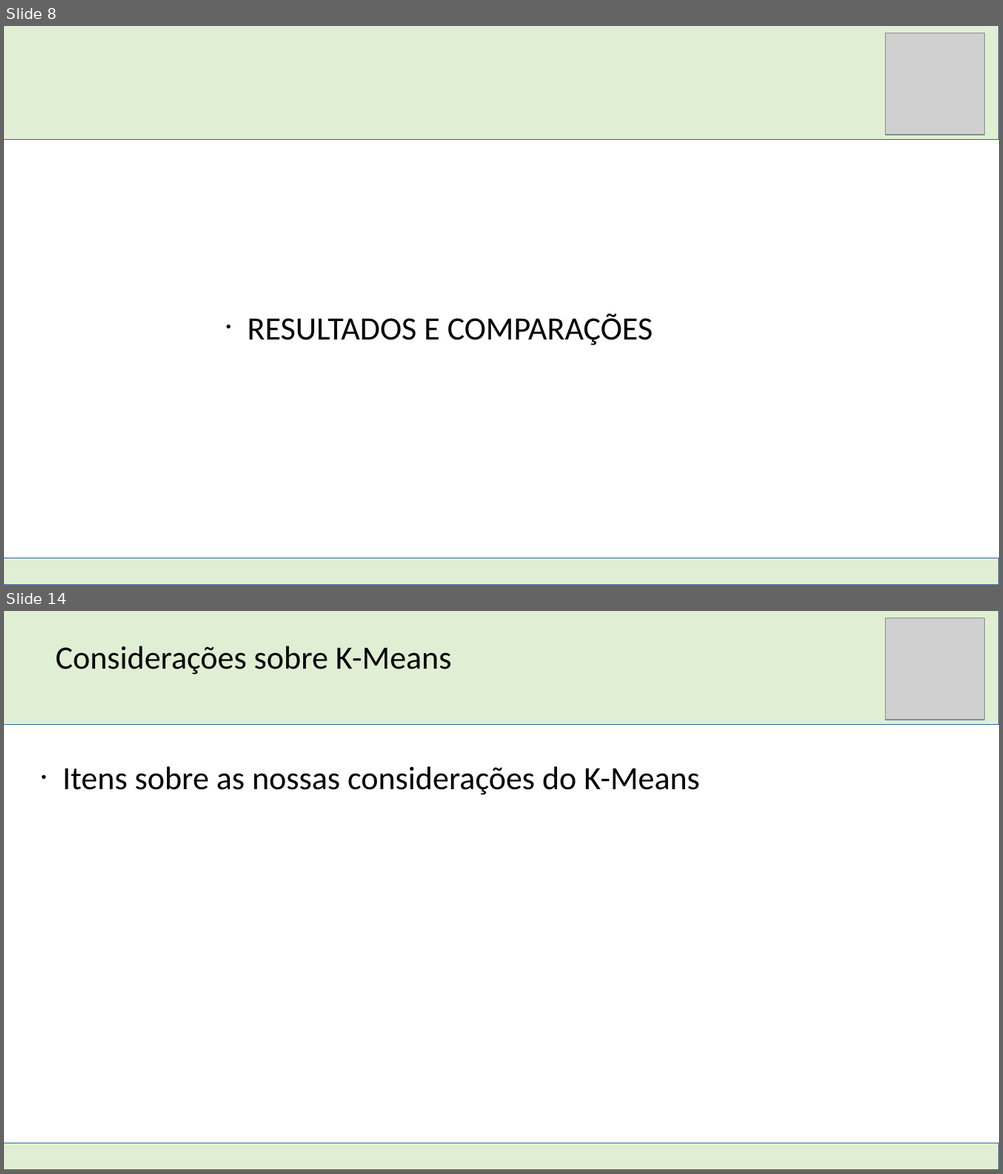
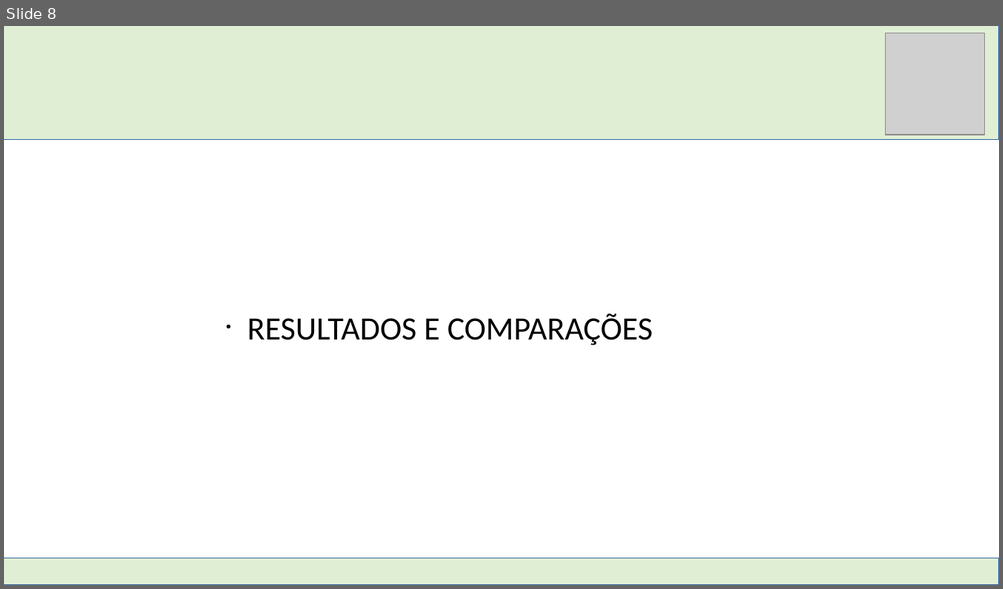
Before and after one commit to DimitriLeandro/ProjetoFinalSistemasInteligentesUFABC, a slide deck: Documentacao/Apresentação SI.odp. Shown one above the other, each under a label of ours: slides 8 and 14 before the commit, slide 8 after it; the slides between them are not shown. The pictures are 1003x1174 and 1003x589 pixels, drawn with LibreOffice and Linux fonts; fonts in the diff are those of the drawing; grey boxes stand for pictures. Boxes give left, top, right and bottom in pixels: in the first picture for what was removed or moved away, otherwise in the second. Text is boxed around its words. In the diff, an @@ line names an element or a change of style, - is before the commit and + after.

```diff
--- a/Documentacao/Apresentação SI.odp
+++ b/Documentacao/Apresentação SI.odp
@@ slide 14 removed at bbox=[4, 611, 999, 1170], background #FFFFFF @@
@@ rectangle removed at bbox=[4, 611, 999, 725] @@
@@ picture removed at bbox=[885, 618, 984, 721] @@
@@ text removed at bbox=[56, 646, 452, 675] @@
-Considerações sobre K-Means
@@ text removed at bbox=[62, 766, 700, 795] @@
-• Itens sobre as nossas considerações do K-Means
@@ rectangle removed at bbox=[4, 1145, 999, 1170] @@
```
Also in this commit, not shown: 5 slides changed, 8 slides added, 5 other slides removed, 5 other files.
